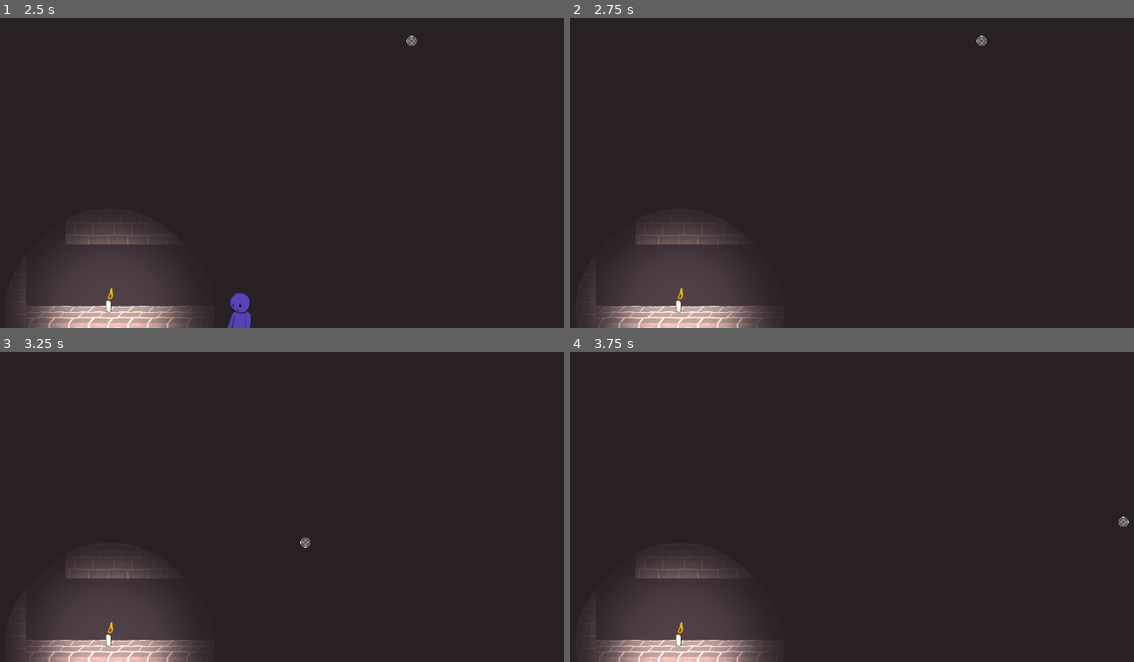
Above: before the commit, frames 1-4 (two rows, left to right).
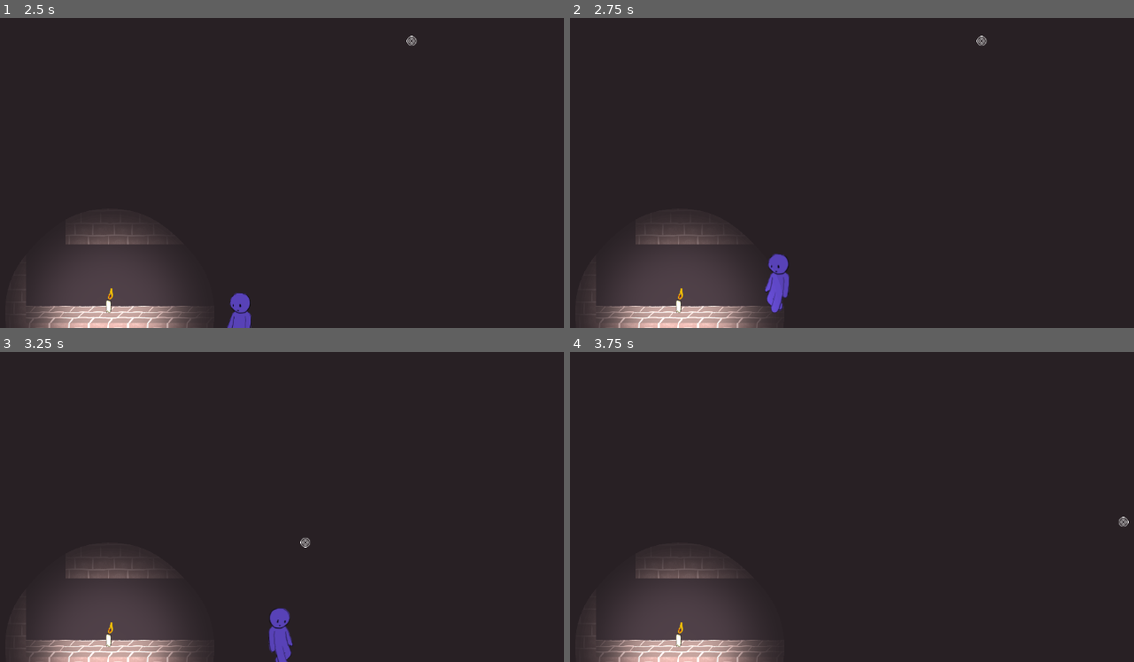
Above: after the commit, the same moments.

Repository: isaacwkm/csgd-capstone-project
Game: Godot game, scene res://scenes/world.tscn
Same seed, same stepped clock (60 frames per second), same inputs: the game is played once before the commit and once after it.
Inputs (mouse positions are in pixels of both pictures, inside the frame that each line leads up to):
- Up to frame 1 (2.5 s): tap Enter at 0.5 s; move the mouse to (496, 107) at 0.52 s; hold D (move_right) 0.53-2.03 s; tap R (break_candle) at 0.6 s; tap Space (jump) at 0.77, 1.52 s; move the mouse to (197, 148) at 1.27 s; tap E (pick_up) at 1.35 s; move the mouse to (411, 39) at 2.02 s; hold A (move_left) from 2.03 s (still down); hold Q (throw) from 2.03 s (still down)
- Up to frame 2 (2.75 s): keep holding A (move_left); keep holding Q (throw)
- Up to frame 3 (3.25 s): move the mouse to (304, 541) at 2.77 s; release A (move_left) at 2.78 s; release Q (throw) at 2.78 s; hold D (move_right) from 2.78 s (still down); tap R (break_candle) at 2.85 s; tap Space (jump) at 3.02 s
- Up to frame 4 (3.75 s): keep holding D (move_right); move the mouse to (1122, 522) at 3.52 s; tap E (pick_up) at 3.6 s

Frame 1 is identical in both runs. In frame 2, 0.6% of the frame differs, in the area x 34-39%, y 76-96%; in frame 3, 0.6%; in frame 4, nothing differs.

Commit message:
Add _dislodge_from_overlap function to pull player character out of stuckage resulting from our unusual collision logic.

Diff:
--- a/objects/player_character.gd
+++ b/objects/player_character.gd
@@ -12,6 +12,8 @@
 const GRAVITY = 980.0  # Define gravity here
 
 @export var throw_strength: float = 3.0
+@export var dislodge_threshold: float = 1.0
+@export var dislodge_speed: float = 64.0
 
 const NON_MOVING_ANIMATION_DURATIONS := {
 	&'break_candle_left': 0.25,
@@ -119,6 +121,15 @@
 		non_moving_animation_timer -= delta
 
 	move_and_slide()
+	_dislodge_from_overlap()
+
+func _dislodge_from_overlap():
+	for i in get_slide_collision_count():
+		var collision = get_slide_collision(i)
+		if collision.get_depth() > dislodge_threshold:
+			velocity = Vector2.ZERO
+			global_position += Vector2.UP*dislodge_speed
+			break
 
 func _unhandled_input(event: InputEvent):
 	if event.is_action_pressed(&'throw') and heldItem:
